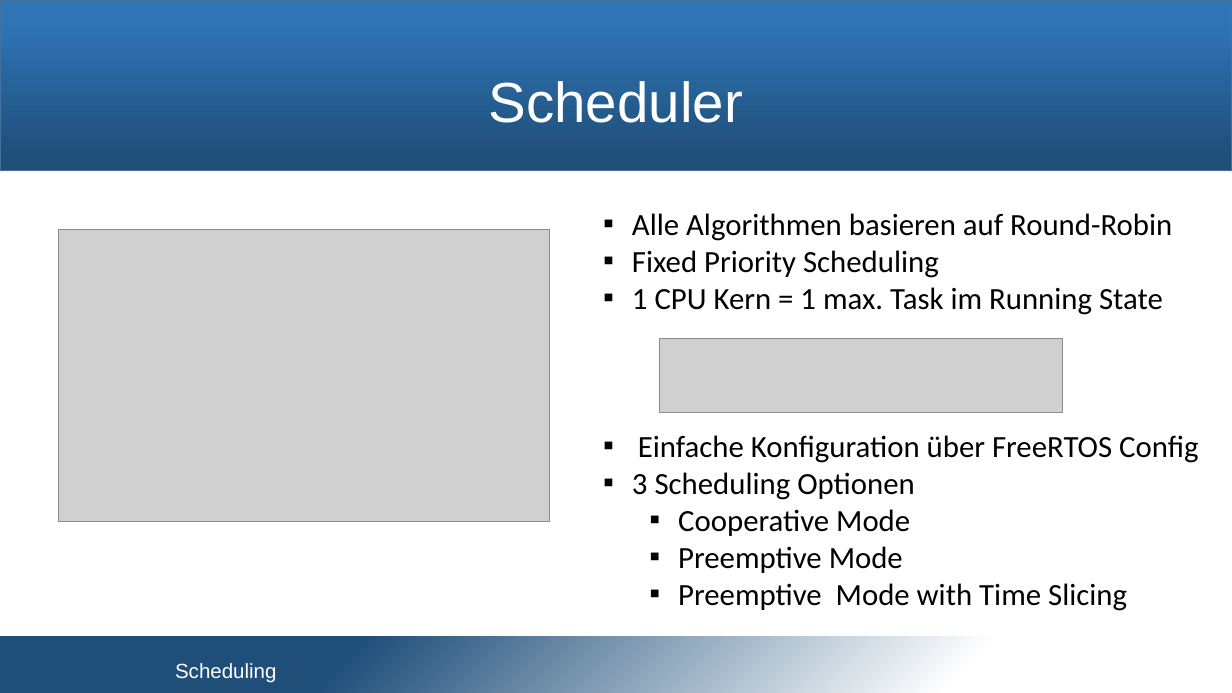
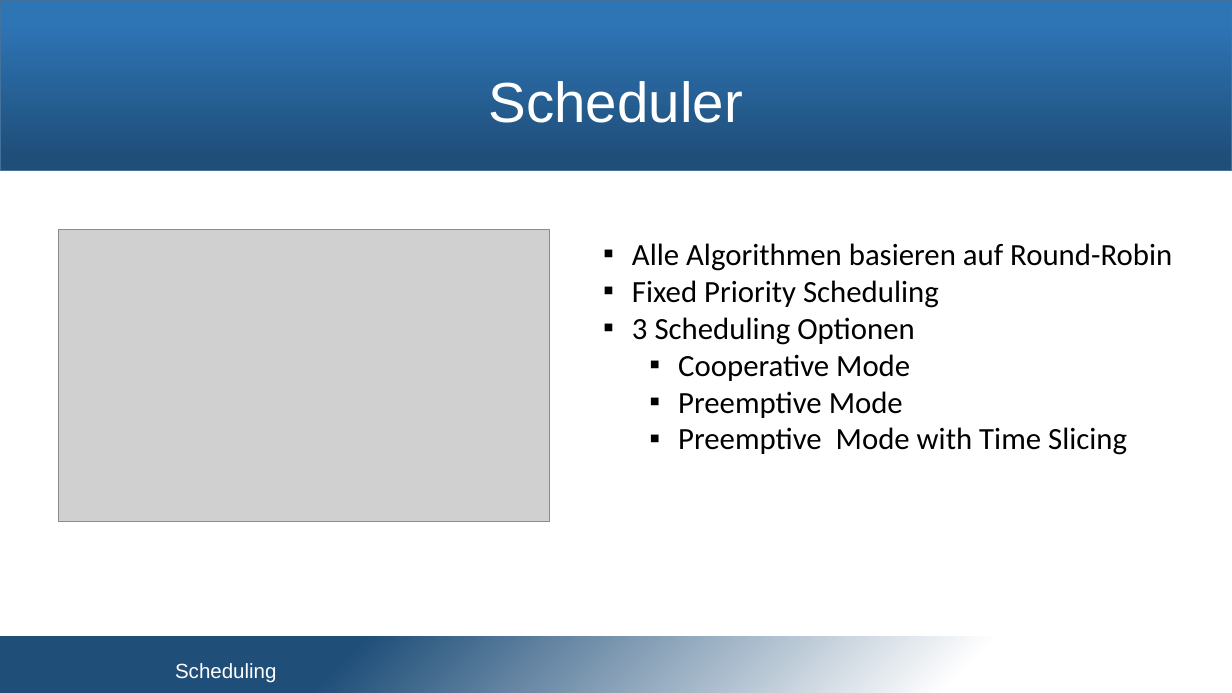
Before and after one commit to snobz/Seminar_BS_2017, a slide deck: slide 14 of Päsi/Seminar Betriebssysteme.pptx. Drawn at 1232x693 pixels with LibreOffice and Linux fonts; fonts in the diff are those of the drawing; grey boxes stand for pictures; background and template pictures are left out. Boxes give left, top, right and bottom in pixels: in the first picture for what was removed or moved away, otherwise in the second. Text is boxed around its words. In the diff, an @@ line names an element or a change of style, - is before the commit and + after.

```diff
--- a/Päsi/Seminar Betriebssysteme.pptx
+++ b/Päsi/Seminar Betriebssysteme.pptx
@@ text "Alle Algorithmen basieren auf Round-Robin": place and size @@
-text "Alle Algorithmen basieren auf Round-Robin" at [632,213,1198,611]
+text "Alle Algorithmen basieren auf Round-Robin" at [632,243,1172,455]
@@ text at [632,287,1198,463]: paragraphs removed @@
-▪ 1 CPU Kern = 1 max. Task im Running State
-▪ Einfache Konfiguration über FreeRTOS Config
@@ picture removed at [659,338,1063,413] @@
```
Also in this commit, not shown: 3 other slides changed.
